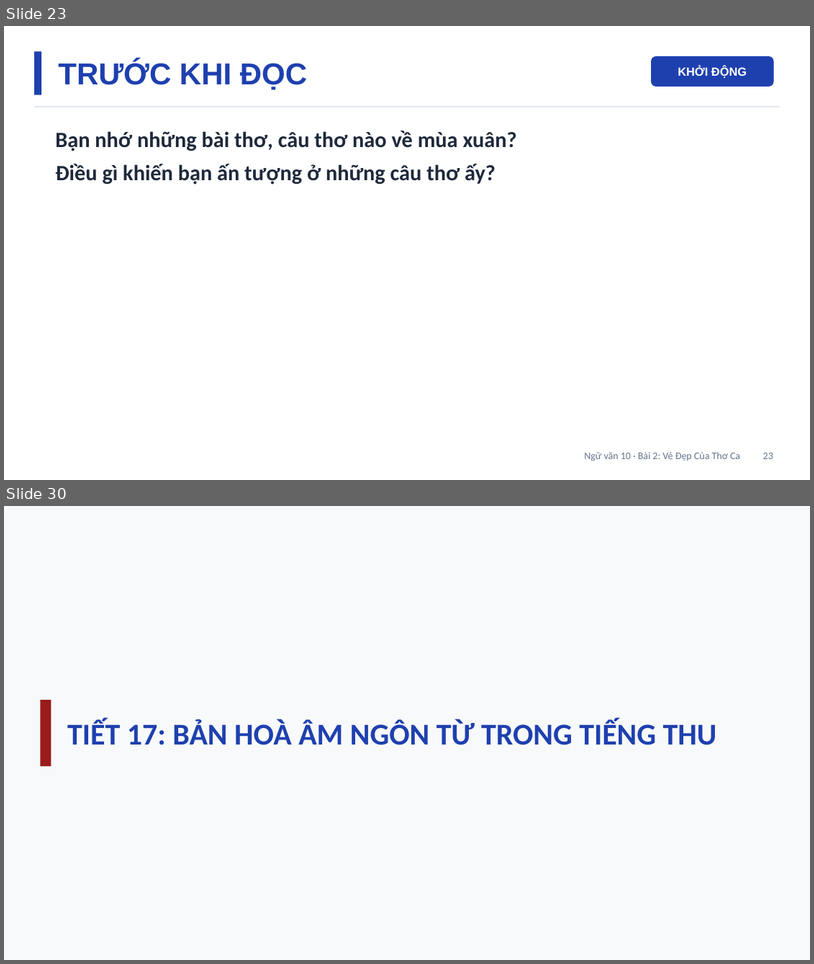
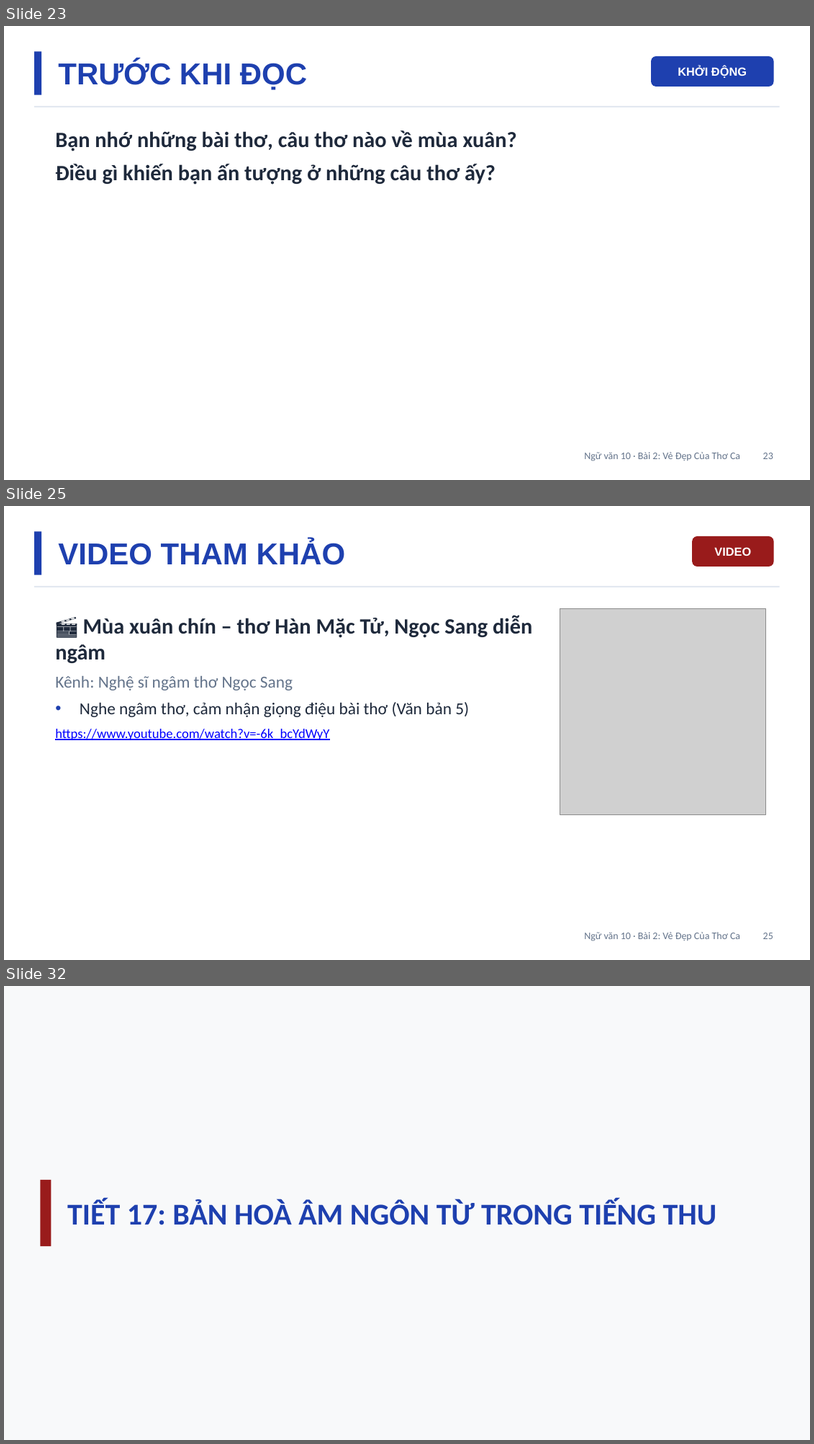
Before and after one commit to Trangtu66/Taode_thi_online, a slide deck: mon/ngu_van/slide/lop10/Slide_NGUVAN10_Bai2_VeDepCuaThoCa_T12-22.pptx. Shown one above the other, each under a label of ours: slides 23 and 30 before the commit, slides 23, 25 and 32 after it; the slides between them are not shown. The pictures are 814x964 and 814x1444 pixels, drawn with LibreOffice and Linux fonts; fonts in the diff are those of the drawing; grey boxes stand for pictures. Boxes give left, top, right and bottom in pixels: in the first picture for what was removed or moved away, otherwise in the second. Text is boxed around its words. In the diff, an @@ line names an element or a change of style, - is before the commit and + after.

```diff
--- a/mon/ngu_van/slide/lop10/Slide_NGUVAN10_Bai2_VeDepCuaThoCa_T12-22.pptx
+++ b/mon/ngu_van/slide/lop10/Slide_NGUVAN10_Bai2_VeDepCuaThoCa_T12-22.pptx
@@ slide 25 added at (4, 506, 810, 960), background #FFFFFF @@
@@ rectangle added at (34, 531, 41, 575), fill #1E40AF @@
@@ text added at (58, 541, 346, 565), 36 pt, text #1E40AF, bold @@
+VIDEO THAM KHẢO
@@ rounded rectangle added at (692, 536, 774, 566), fill #991B1B, 14 pt, text #FFFFFF, bold @@
+VIDEO
@@ rectangle added at (34, 586, 780, 587), fill #E2E8F0 @@
@@ picture added at (561, 609, 766, 815) @@
@@ text added at (55, 615, 532, 740), 20 pt, text #1E293B @@
+🎬 Mùa xuân chín – thơ Hàn Mặc Tử, Ngọc Sang diễn ngâm
+Kênh: Nghệ sĩ ngâm thơ Ngọc Sang
+• Nghe ngâm thơ, cảm nhận giọng điệu bài thơ (Văn bản 5)
+https://www.youtube.com/watch?v=-6k_bcYdWyY
@@ text added at (584, 932, 774, 941), 12 pt, text #64748B @@
+Ngữ văn 10 · Bài 2: Vẻ Đẹp Của Thơ Ca 25
@@ what was slide 30 is now slide 32 @@
```
Also in this commit, not shown: 17 slides changed, 2 other slides added, 4 other files.
